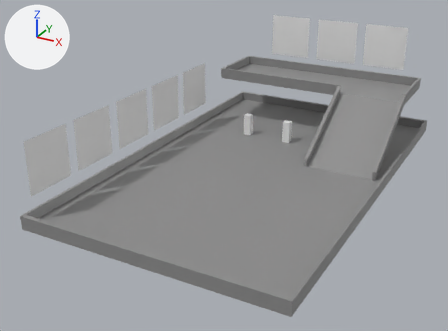
The glTF model map/demo-map-000.glb as it was, and as the next commit left it.
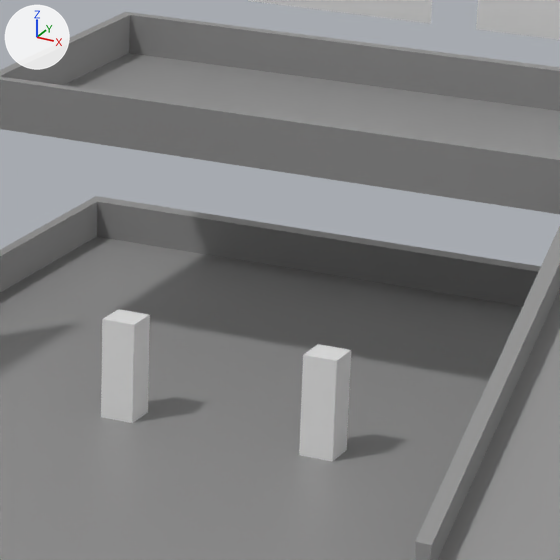
Each version appears first whole from a 50 mm camera at (45.5, -68.2, 45.4) aimed at (-2.4, 18.9, 1.9), and next in a close-up on the part from 50% to 74% of the width and 16% to 49% of the height. Every picture has the same lights, and +X, +Y and +Z are marked at upper left. Where no turn or scale is listed for an object, it has been applied to the vertices.
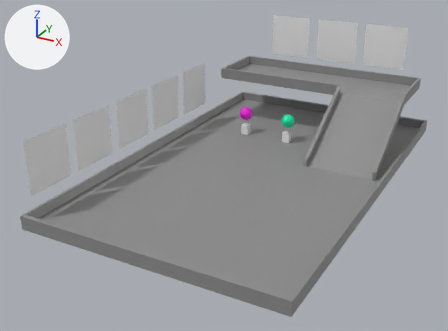
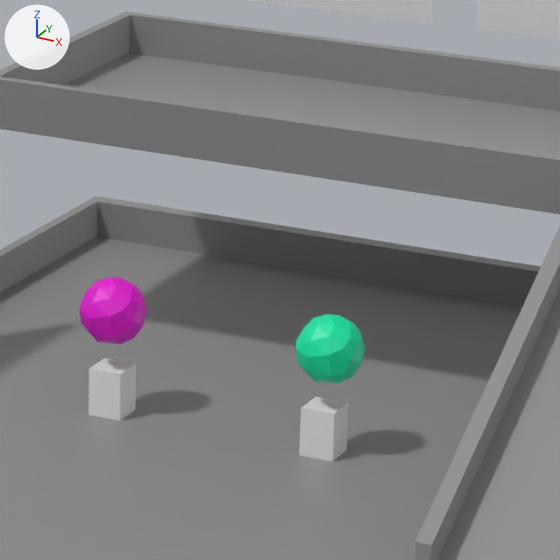
What differs and where, as boxes (x1, y1, x2, y2) in the close-ups (560 x 560 px):
'Cube.001', moved, rescaled (44% shorter): before (101, 309, 150, 423); after (89, 358, 136, 421)
'Cube', moved, rescaled (45% shorter): before (299, 344, 351, 462); after (299, 397, 349, 462)
'Sphere.002', added (green): after (296, 314, 365, 383)
'Sphere.001', added (pink): after (80, 277, 147, 344)

Patch to the scene script:
```diff
--- a/map/demo-map-000.glb.py
+++ b/map/demo-map-000.glb.py
@@ mat_material_001 @@
+mat_material_001 = principled_material('Material.001')
+mat_material_001.base_color = (0.0, 0.8, 0.39)  # green #00e7a8
@@ mat_material @@
+mat_material = principled_material('Material')
+mat_material.base_color = (0.8, 0.0, 0.648)  # pink #e700d3
@@ me_sphere_002 @@
+me_sphere_002.from_pydata(...)  # 50 vertices, 96 faces; spans x -1.32..1.3, y -1.31..1.29, z -1.31..1.32
+me_sphere_002.materials.append(mat_material_001)  # green #00e7a8
@@ me_sphere_001 @@
+me_sphere_001.from_pydata(...)  # 50 vertices, 96 faces; spans x -1.32..1.3, y -1.31..1.29, z -1.31..1.32
+me_sphere_001.materials.append(mat_material)  # pink #e700d3
@@ ob_cube @@
 ob_cube = bpy.data.objects.new('Cube', me_cube_001)
-ob_cube.location = (0.64, 39.42, 1.92)
+ob_cube.location = (0.64, 39.42, 0.88)
 ob_cube.rotation_euler = (0.0, 0.0, -3.142)  # degrees (0, 0, -180)
-ob_cube.scale = (0.695, 0.695, 2.12)
+ob_cube.scale = (0.695, 0.695, 1.0)
@@ ob_cube_001 @@
 ob_cube_001 = bpy.data.objects.new('Cube.001', me_cube_002)
-ob_cube_001.location = (-7.97, 39.42, 1.92)
+ob_cube_001.location = (-8.53, 39.42, 0.88)
 ob_cube_001.rotation_euler = (0.0, 0.0, -3.142)  # degrees (0, 0, -180)
-ob_cube_001.scale = (0.695, 0.695, 2.12)
+ob_cube_001.scale = (0.695, 0.695, 1.0)
@@ ob_sphere_002 @@
+ob_sphere_002 = bpy.data.objects.new('Sphere.002', me_sphere_002)
+ob_sphere_002.location = (0.73, 39.44, 4.18)
@@ ob_sphere_001 @@
+ob_sphere_001 = bpy.data.objects.new('Sphere.001', me_sphere_001)
+ob_sphere_001.location = (-8.56, 39.44, 4.18)
```
